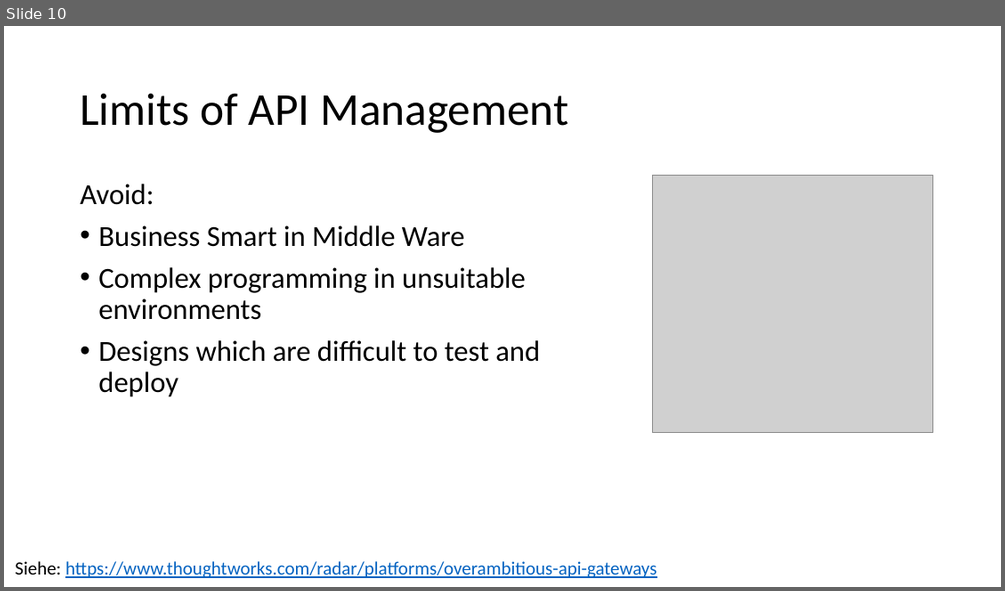
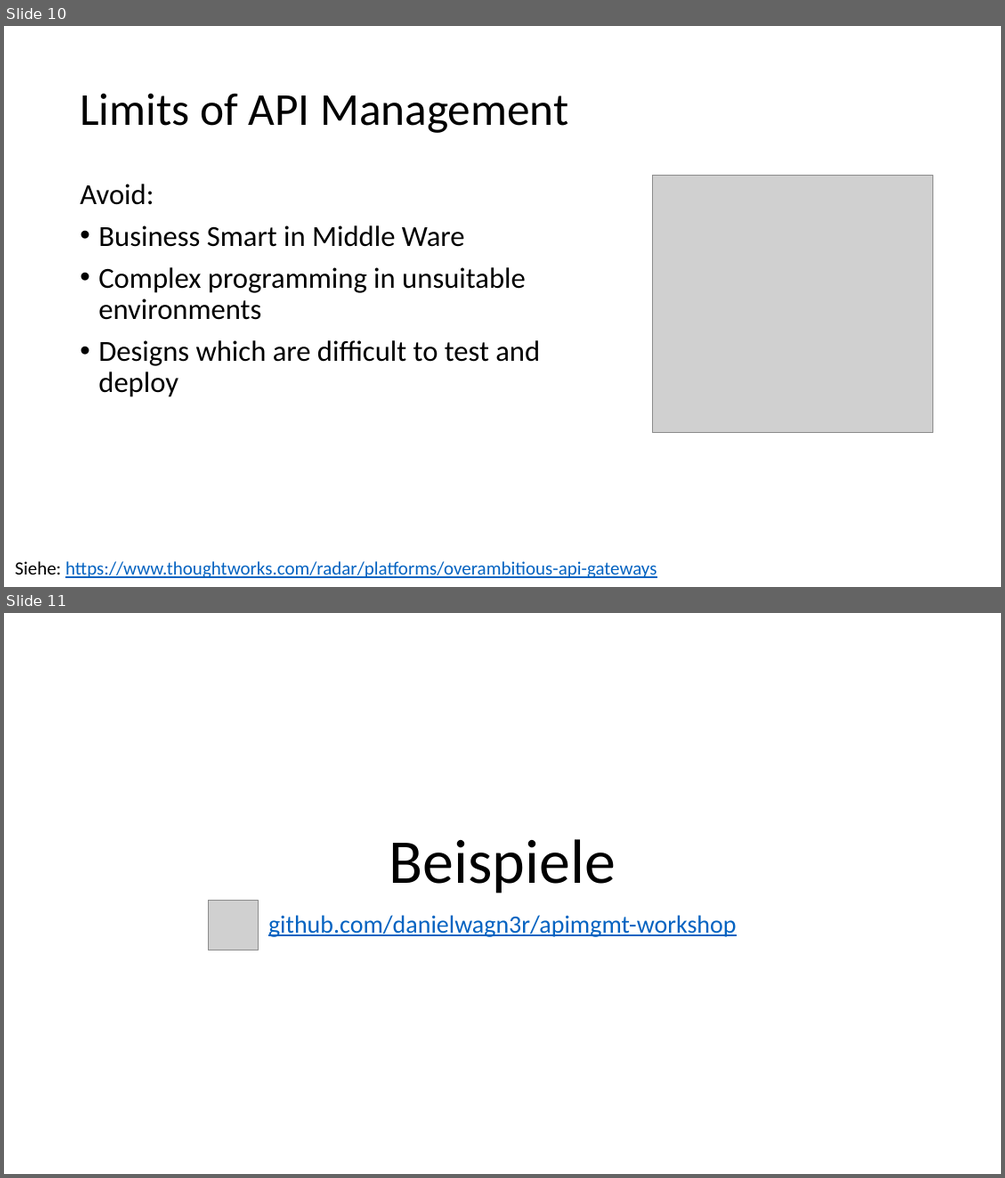
Before and after one commit to danielwagn3r/apimgmt-workshop, a slide deck: API Management.pptx. Shown one above the other, each under a label of ours: slide 10 before the commit, slides 10 and 11 after it. The pictures are 1005x591 and 1005x1178 pixels, drawn with LibreOffice and Linux fonts; fonts in the diff are those of the drawing; grey boxes stand for pictures. Boxes give left, top, right and bottom in pixels: in the first picture for what was removed or moved away, otherwise in the second. Text is boxed around its words. In the diff, an @@ line names an element or a change of style, - is before the commit and + after.

```diff
--- a/API Management.pptx
+++ b/API Management.pptx
@@ slide 11 added at (4, 613, 1001, 1174), background #FFFFFF @@
@@ title added at (389, 839, 616, 893), 60 pt, text #000000 @@
+Beispiele
@@ picture added at (208, 900, 259, 950) @@
@@ subtitle added at (268, 915, 736, 937), 24 pt, text #0563C1, underline @@
+github.com/danielwagn3r/apimgmt-workshop
```
Also in this commit, not shown: 1 slide changed.
